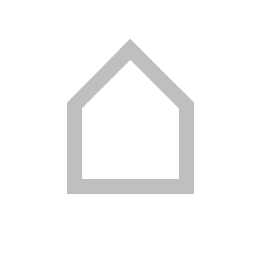
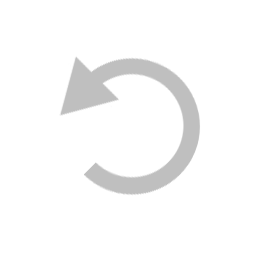
The second w=256, h=256 image is a revision of the first. Changes to its layers:
added layer "reset" above "zzz" over [59, 55, 200, 196]
hid "house" over [67, 38, 194, 194]
